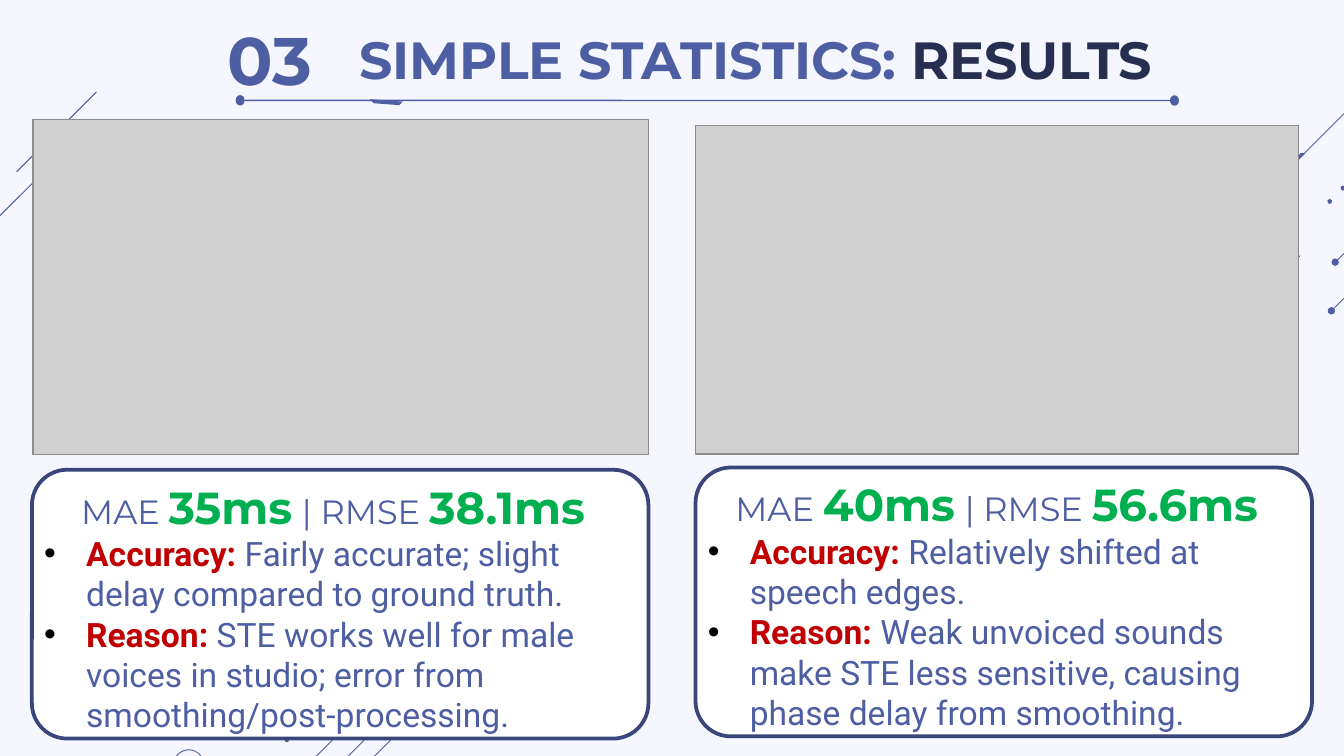
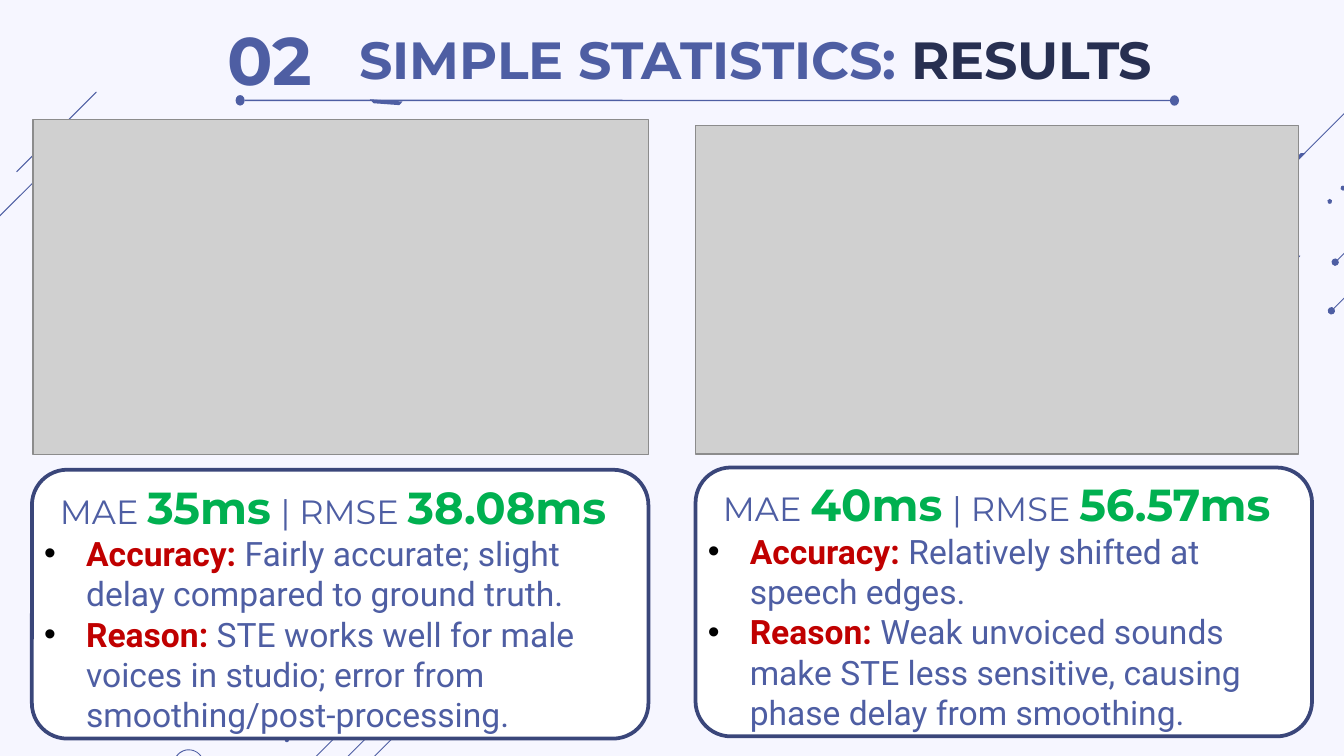
Before and after one commit to thdyqt/XLTHS, a slide deck: slide 32 of Slide.pptx (slide 46 before the commit). Drawn at 1344x756 pixels with LibreOffice and Linux fonts; fonts in the diff are those of the drawing; grey boxes stand for pictures. Boxes give left, top, right and bottom in pixels: in the first picture for what was removed or moved away, otherwise in the second. Text is boxed around its words. In the diff, an @@ line names an element or a change of style, - is before the commit and + after.

```diff
--- a/Slide.pptx
+++ b/Slide.pptx
@@ text at (227, 37, 312, 101): text changed @@
-03
+02
@@ text at (60, 492, 606, 525): text changed @@
-MAE 35ms | RMSE 38.1ms
+MAE 35ms | RMSE 38.08ms
@@ text at (723, 489, 1270, 522): text changed @@
-MAE 40ms | RMSE 56.6ms
+MAE 40ms | RMSE 56.57ms
```
Also in this commit, not shown: 23 other slides changed, 11 slides added, 9 slides removed, 3 other files.
